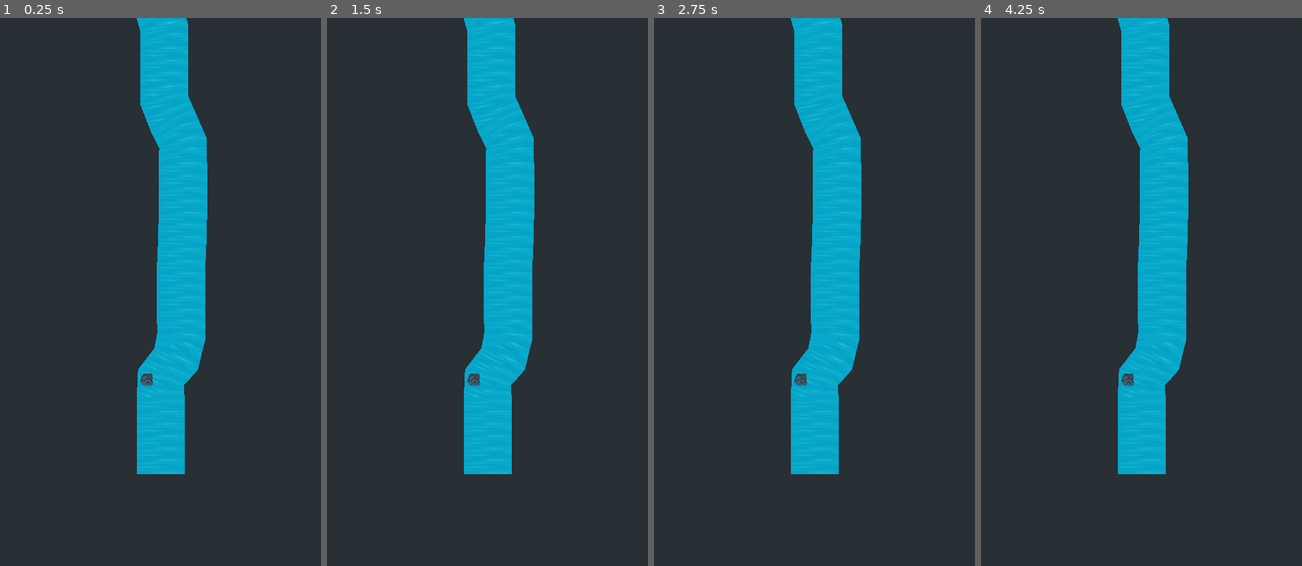
Above: before the commit, frames 1-4 (left to right).
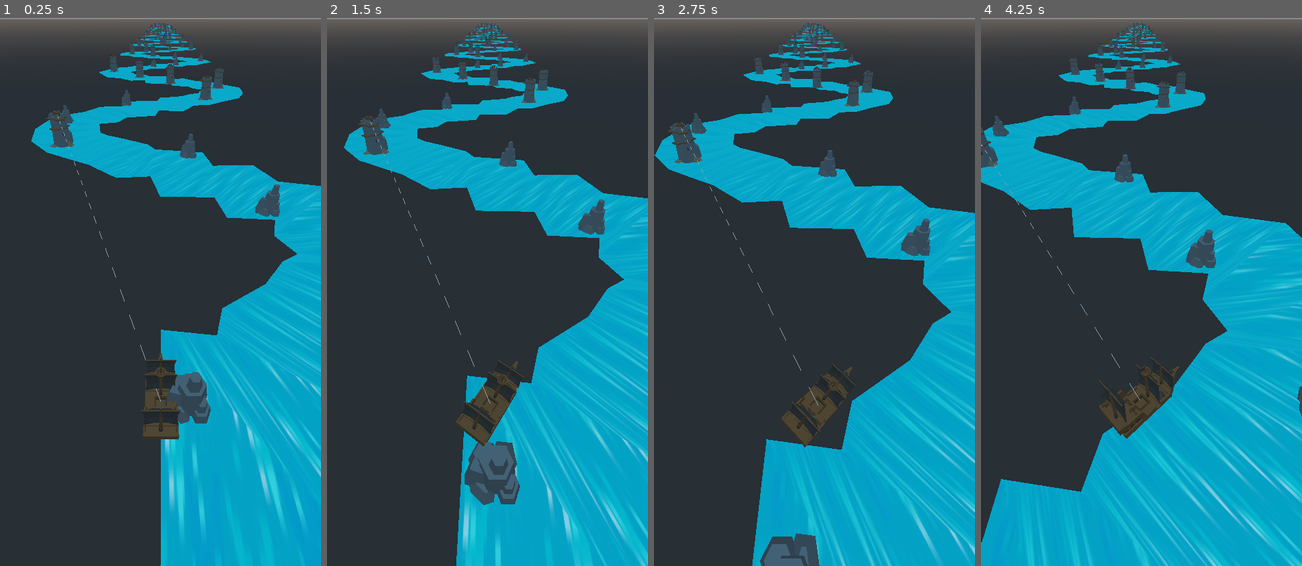
Above: after the commit, the same moments.

Repository: meabefir/Shippy
Game: Godot game, scene res://scenes/MainStage.tscn
The game is run twice, just before and just after one commit, with the same random seed, the same clock (stepped at 60 frames per second) and the same inputs.
Inputs:
- Up to frame 1 (0.25 s): no input
- Up to frame 2 (1.5 s): hold D (right) 0.53-1.28 s; hold A (left) from 1.28 s (still down)
- Up to frame 3 (2.75 s): release A (left) at 2.03 s; hold D (right) from 2.03 s (still down)
- Up to frame 4 (4.25 s): release D (right) at 3.53 s; hold A (left) from 3.53 s (still down)

The runs differ from the first frame. In frame 1, 43% of the frame differs, in the area x 0-100%, y 0-100%; in frame 2, 45%; in frame 3, 46%; in frame 4, 54%.

Commit message:
cannonball path

Diff:
--- a/scenes/MainStage.gd
+++ b/scenes/MainStage.gd
@@ -1,6 +1,7 @@
 extends Spatial
 
-const path_stone = "res://scenes/Stone.tscn"
+onready var stoneScene = preload("res://scenes/Stone.tscn")
+onready var pirateTowerScene = preload("res://scenes/gameplay/PirateTower.tscn")
 const stone_number = 20
 
 func _ready():
@@ -10,13 +11,16 @@
 	pass
 
 func load_stone(offset_z: float):
-	var location = get_node("Path/PathSpawnLocation")
-	location.unit_offset = rand_range(0, 1)
-	location.h_offset = rand_range(-1, 1)
-	var pos = location.global_transform.origin
 
-	for _i in range (0, stone_number):
-		pos.z = rand_range(-offset_z,-offset_z*100)
-		var stone = load(path_stone).instance()
+	for _i in range (0, 100):
+		var location = get_node("Path/PathSpawnLocation")
+		location.unit_offset = float(_i) / 100
+		location.h_offset = rand_range(-1, 1)
+		var pos = location.global_transform.origin
+		pos *= 51
+		var scene = stoneScene
+		if randi() % 2:
+			scene = pirateTowerScene
+		var stone = scene.instance()
 		stone.global_transform.origin = pos
 		add_child(stone)
--- a/scenes/MainStage.tscn
+++ b/scenes/MainStage.tscn
@@ -3,7 +3,7 @@
 [ext_resource path="res://scenes/Path.gd" type="Script" id=1]
 [ext_resource path="res://scenes/MainStage.gd" type="Script" id=2]
 [ext_resource path="res://textures/water.jpg" type="Texture" id=3]
-[ext_resource path="res://scenes/Stone.tscn" type="PackedScene" id=4]
+[ext_resource path="res://scenes/gameplay/Boat.tscn" type="PackedScene" id=5]
 
 [sub_resource type="Curve3D" id=1]
 _data = {
@@ -17,16 +17,12 @@
 [node name="MainStage" type="Spatial"]
 script = ExtResource( 2 )
 
-[node name="Camera" type="Camera" parent="."]
-transform = Transform( 1, 0, 0, 0, -4.37114e-08, 1, 0, -1, -4.37114e-08, 0, 15.6176, -7.51022 )
-current = true
-fov = 71.7454
-
 [node name="Path" type="Path" parent="."]
 curve = SubResource( 1 )
 script = ExtResource( 1 )
 
 [node name="CSGPolygon" type="CSGPolygon" parent="Path"]
+transform = Transform( 51, 0, 0, 0, 51, 0, 0, 0, 51, 0, 0, 0 )
 use_collision = true
 polygon = PoolVector2Array( 0, 0, -1, 0, 1, 0, 1, 0 )
 mode = 2
@@ -44,5 +40,4 @@
 [node name="PathSpawnLocation" type="PathFollow" parent="Path"]
 transform = Transform( 1, 0, 0, 0, 1, 0, 0, 0, 1, 0, 0, -5 )
 
-[node name="Stone" parent="." instance=ExtResource( 4 )]
-visible = false
+[node name="boat" parent="." instance=ExtResource( 5 )]
--- a/scenes/Path.gd
+++ b/scenes/Path.gd
@@ -2,6 +2,6 @@
 
 func _ready():
 	curve.clear_points()
-	for i in range(0,100):
-		var pos = Vector3(sin(i/5),0,-i)
+	for i in range(0, 10000):
+		var pos = Vector3(sin(float(i)/100)*3 ,0,-i/50)
 		curve.add_point(pos)
--- a/scenes/Stone.tscn
+++ b/scenes/Stone.tscn
@@ -5,5 +5,5 @@
 [node name="Stone" type="Spatial"]
 
 [node name="StoneMesh" type="CSGMesh" parent="."]
-transform = Transform( 0.05, 0, 0, 0, 0.05, 0, 0, 0, 0.05, 0, 0, 0 )
+transform = Transform( 2, 0, 0, 0, 2, 0, 0, 0, 2, 0, 0, 0 )
 mesh = ExtResource( 1 )
--- a/scenes/gameplay/Boat.tscn
+++ b/scenes/gameplay/Boat.tscn
@@ -19,13 +19,6 @@
 mesh = ExtResource( 1 )
 skeleton = NodePath("../../..")
 
-[node name="Camera" type="Camera" parent="boat_pivot/model_pivot"]
-transform = Transform( 1, 0, 0, 0, 0.707107, 0.707107, 0, -0.707107, 0.707107, 0, 125, 50 )
-current = true
-fov = 90.0
-far = 1000.0
-script = ExtResource( 3 )
-
 [node name="pirate_look_at" type="Position3D" parent="boat_pivot/model_pivot"]
 unique_name_in_owner = true
 transform = Transform( 1, 0, 0, 0, 1, 0, 0, 0, 1, 0, 8.96181, 0.342302 )
@@ -35,6 +28,13 @@
 update_rotation = false
 update_scale = false
 
+[node name="Camera" type="Camera" parent="boat_pivot"]
+transform = Transform( 1, 0, 0, 0, 0.707107, 0.707107, 0, -0.707107, 0.707107, 0, 125, 50 )
+current = true
+fov = 90.0
+far = 10000.0
+script = ExtResource( 3 )
+
 [node name="TargetingTurret" parent="." instance=ExtResource( 4 )]
 transform = Transform( 1, 0, 0, 0, 1, 0, 0, 0, 1, 0, 8.96181, 0.342302 )
 skeleton = NodePath("../boat_pivot/model_pivot/pirate_look_at")
--- a/scenes/gameplay/Pirate.gd
+++ b/scenes/gameplay/Pirate.gd
@@ -3,6 +3,7 @@
 class_name Pirate
 
 onready var model_pivot = $"%model_pivot"
+onready var center = $"%center"
 var boat = null
 
 func _ready() -> void:
--- a/scenes/gameplay/Pirate.tscn
+++ b/scenes/gameplay/Pirate.tscn
@@ -5,7 +5,7 @@
 [ext_resource path="res://scenes/gameplay/Pirate.gd" type="Script" id=3]
 [ext_resource path="res://assets/models/pirate_captain.obj" type="ArrayMesh" id=4]
 
-[node name="Pirate" type="Spatial"]
+[node name="Pirate" type="Spatial" groups=["pirate"]]
 script = ExtResource( 3 )
 
 [node name="model_pivot" type="Spatial" parent="."]
@@ -24,5 +24,6 @@
 mesh = ExtResource( 4 )
 skeleton = NodePath("../pirate_crew")
 
-[node name="center" type="Position3D" parent="." groups=["pirate"]]
+[node name="center" type="Position3D" parent="."]
+unique_name_in_owner = true
 transform = Transform( 1, 0, 0, 0, 1, 0, 0, 0, 1, 0, 4.22055, 0 )
--- a/scenes/gameplay/TargetingTurret.gd
+++ b/scenes/gameplay/TargetingTurret.gd
@@ -38,18 +38,38 @@
 #		return
 
 	findTarget()
-	var distance_to_target = global_transform.origin.distance_to(target.global_transform.origin)
+	if target == null:
+		return
+
 
 	var st = SurfaceTool.new()
 	st.begin(Mesh.PRIMITIVE_LINES)
 
-	var dir_to_target = (target.global_transform.origin - global_transform.origin).normalized()
+	var distance_to_target = global_transform.origin.distance_to(target.center.global_transform.origin)
+	var dir_to_target = (target.center.global_transform.origin - global_transform.origin).normalized()
+
+	var path = getCannonballPath(false)
+
+	for i in range(path.size()):
+		st.add_color(Color(1,0,0))
+		st.add_vertex(path[i])
+		st.add_index(i)
+
+	mesh = st.commit();
+
+func getCannonballPath(global = true):
+	var ret = []
+
+	if target == null:
+		return
+	var distance_to_target = global_transform.origin.distance_to(target.center.global_transform.origin)
+	var dir_to_target = (target.center.global_transform.origin - global_transform.origin).normalized()
 
 	var n = 40
 	for i in range(n):
-		st.add_color(Color(1,0,0))
 		var pos = dir_to_target * (float(i) / n) * distance_to_target
-		st.add_vertex(pos)
-		st.add_index(i)
+		if global:
+			pos += global_transform.origin
+		ret += [pos]
 
-	mesh = st.commit();
+	return ret
